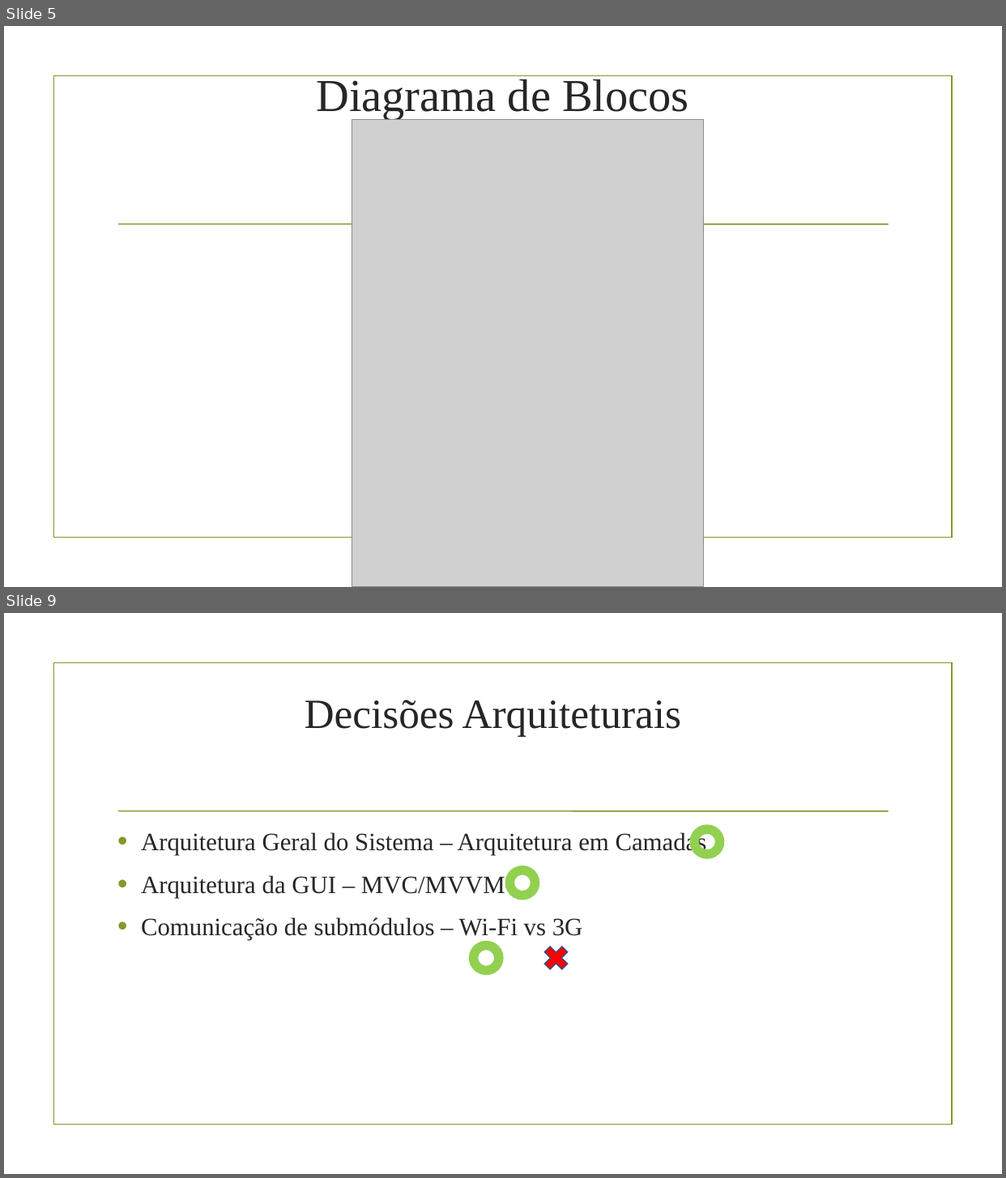
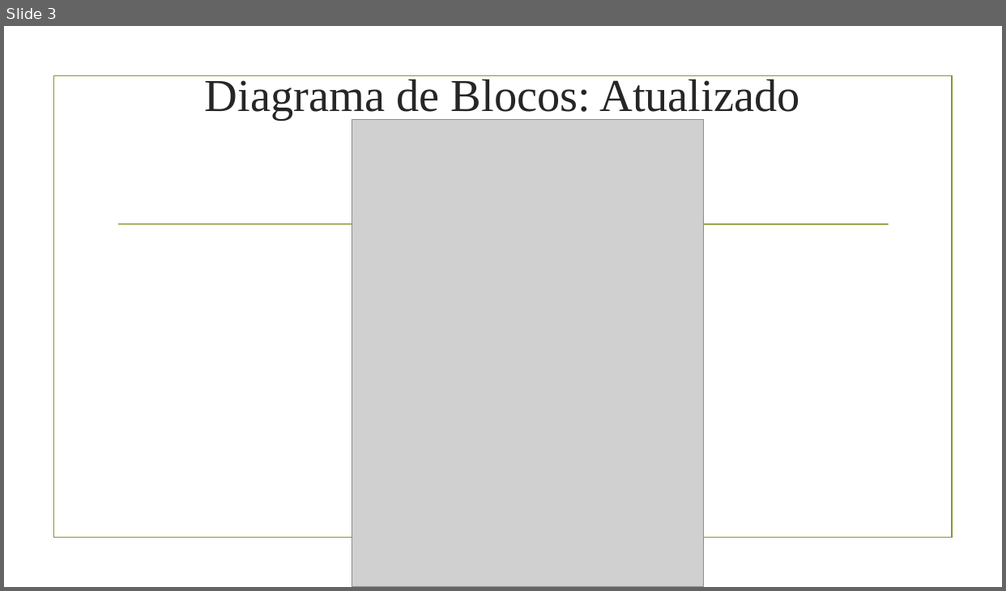
Before and after one commit to EduardoBrito97/SafeNSound, a slide deck: Projeto Teoria/Sprint 2/Sprint 2.odp. Shown one above the other, each under a label of ours: slides 5 and 9 before the commit, slide 3 after it; the slides between them are not shown. The pictures are 1006x1178 and 1006x591 pixels, drawn with LibreOffice and Linux fonts; fonts in the diff are those of the drawing; grey boxes stand for pictures; background and template pictures are left out. Boxes give left, top, right and bottom in pixels: in the first picture for what was removed or moved away, otherwise in the second. Text is boxed around its words. In the diff, an @@ line names an element or a change of style, - is before the commit and + after.

```diff
--- a/Projeto Teoria/Sprint 2/Sprint 2.odp
+++ b/Projeto Teoria/Sprint 2/Sprint 2.odp
@@ slide 9 removed at (4,613,1002,1174), background picture (left out); not listed: 2 template elements that a slide beside it also shows @@
@@ title removed at (305,700,681,737) @@
-Decisões Arquiteturais
@@ text removed at (141,831,707,940) @@
-• Arquitetura Geral do Sistema – Arquitetura em Camadas
-• Arquitetura da GUI – MVC/MVVM
-• Comunicação de submódulos – Wi-Fi vs 3G
@@ freeform shape removed at (691,825,724,859) @@
@@ freeform shape removed at (505,866,539,900) @@
@@ freeform shape removed at (470,942,503,975) @@
@@ freeform shape removed at (539,942,573,975) @@
@@ what was slide 5 is now slide 3 @@
@@ slide 3 changed as well @@
@@ title at (205,75,800,120): text changed @@
-Diagrama de Blocos
+Diagrama de Blocos: Atualizado
```
Also in this commit, not shown: 6 slides added, 7 other slides removed, 1 other file.
